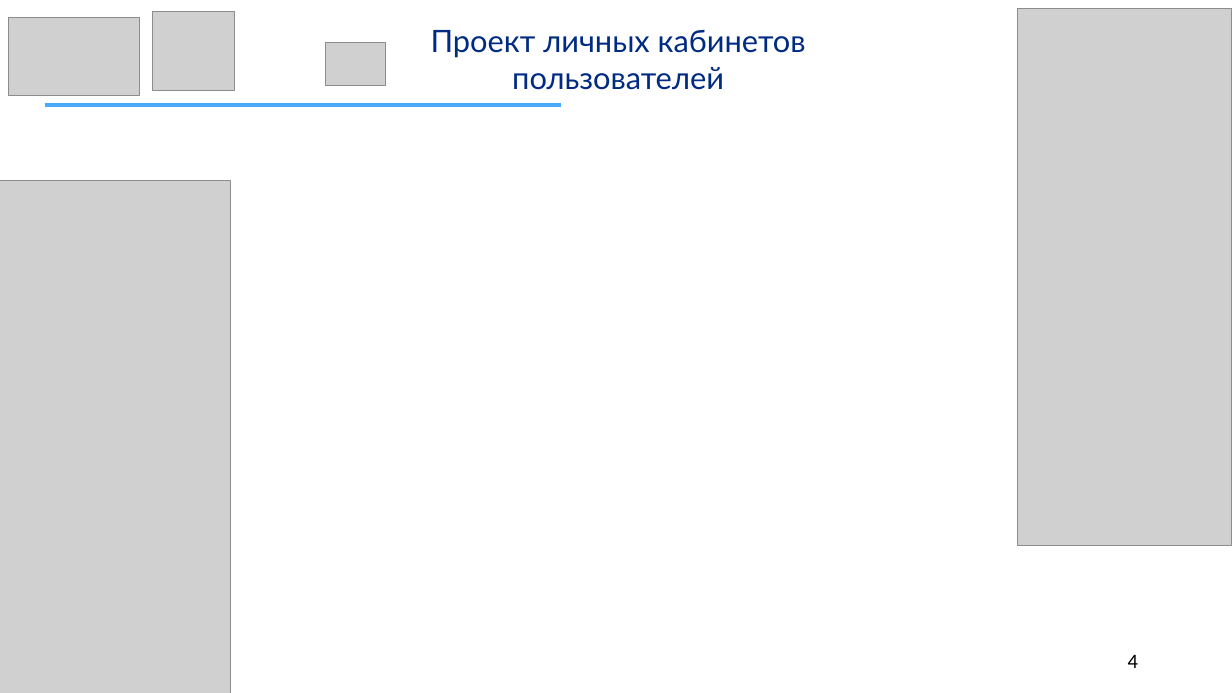
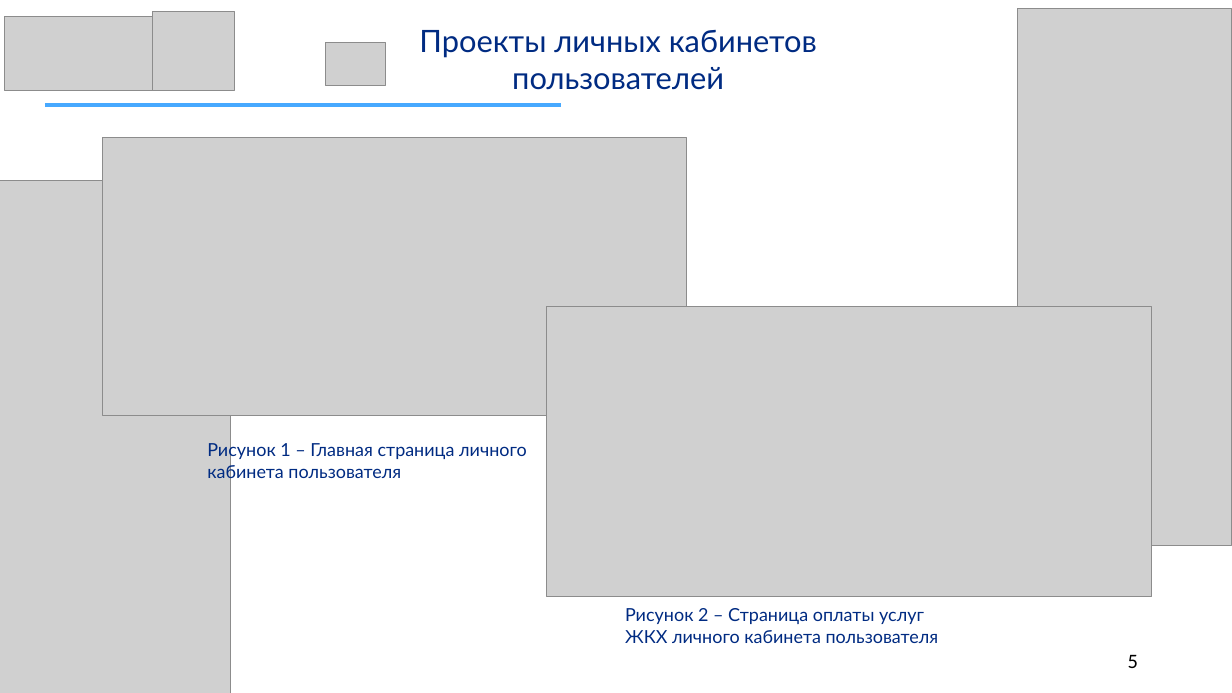
Before and after one commit to SalminaTatyana/DiplomNote, a slide deck: slide 5 of Иванова.pptx (slide 4 before the commit). Drawn at 1232x693 pixels with LibreOffice and Linux fonts; fonts in the diff are those of the drawing; grey boxes stand for pictures; background and template pictures are left out. Boxes give left, top, right and bottom in pixels: in the first picture for what was removed or moved away, otherwise in the second. Text is boxed around its words. In the diff, an @@ line names an element or a change of style, - is before the commit and + after.

```diff
--- a/Иванова.pptx
+++ b/Иванова.pptx
@@ picture: place and size @@
-picture at <box>9,18,140,95</box>
+picture at <box>5,16,152,90</box>
@@ text at <box>419,30,817,90</box>: text changed @@
-Проект личных кабинетов пользователей
+Проекты личных кабинетов пользователей
@@ picture added at <box>103,138,688,416</box> @@
@@ picture added at <box>546,306,1153,596</box> @@
@@ text added at <box>207,441,527,482</box>, 14 pt, text #002B82 @@
+Рисунок 1 – Главная страница личного кабинета пользователя
@@ text added at <box>625,608,939,643</box>, 14 pt, text #002B82 @@
+Рисунок 2 – Страница оплаты услуг ЖКХ личного кабинета пользователя
@@ page number at <box>1128,655,1138,668</box>: text changed @@
-4
+5
```
Also in this commit, not shown: 13 other slides changed, 3 slides added, 1 slide removed.
